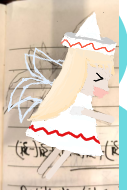
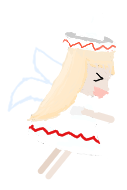
Layer changes from the first 127 x 190 image to the second:
painted on "mainbody" over (x1=0, y1=0, x2=127, y2=190)
painted on "wings2" over (x1=0, y1=0, x2=127, y2=190)
"wings1": opacity 100% → 69%, painted on it over (x1=5, y1=0, x2=127, y2=127)
painted on "legs" over (x1=0, y1=87, x2=127, y2=190)
hid "Background" over (x1=0, y1=0, x2=127, y2=190)
